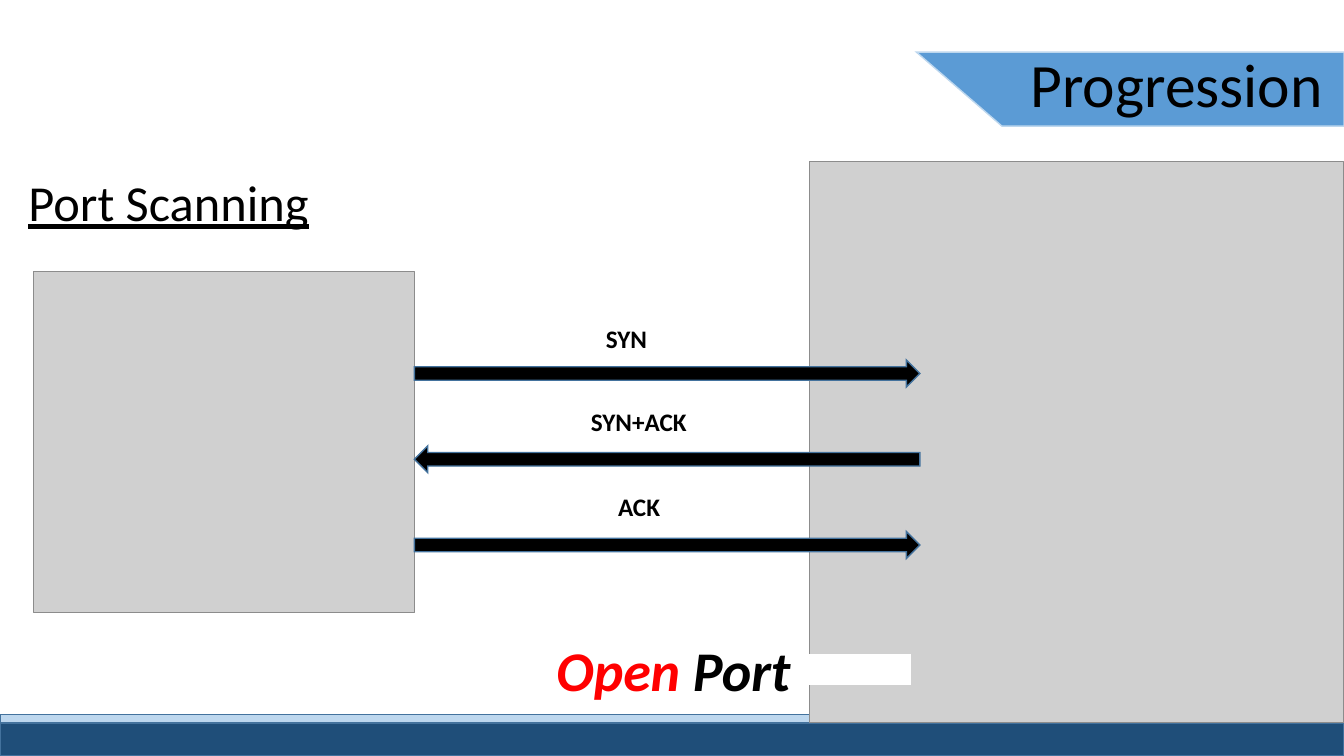
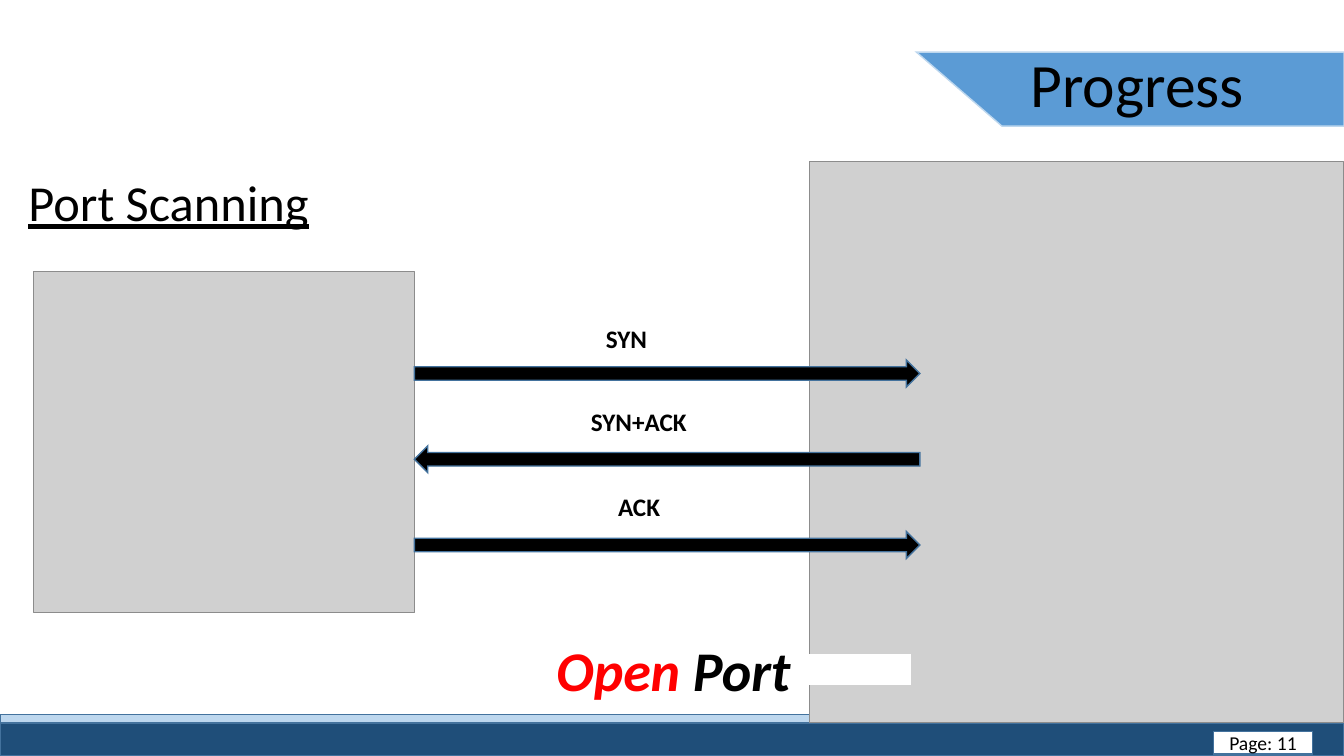
Before and after one commit to PromaChow/SPL_PROJECT, a slide deck: slide 9 of SPLmidPresentationFin.pptx (slide 11 before the commit). Drawn at 1344x756 pixels with LibreOffice and Linux fonts; fonts in the diff are those of the drawing; grey boxes stand for pictures. Boxes give left, top, right and bottom in pixels: in the first picture for what was removed or moved away, otherwise in the second. Text is boxed around its words. In the diff, an @@ line names an element or a change of style, - is before the commit and + after.

```diff
--- a/SPLmidPresentationFin.pptx
+++ b/SPLmidPresentationFin.pptx
@@ text at box(1031, 67, 1244, 118): text changed @@
-Progression
+Progress
@@ rectangle added at box(1214, 731, 1313, 754), fill #FFFFFF, outline #43739E 1 pt, 14 pt, text #000000 @@
+Page: 11
```
Also in this commit, not shown: 14 other slides changed, 1 slide added.
